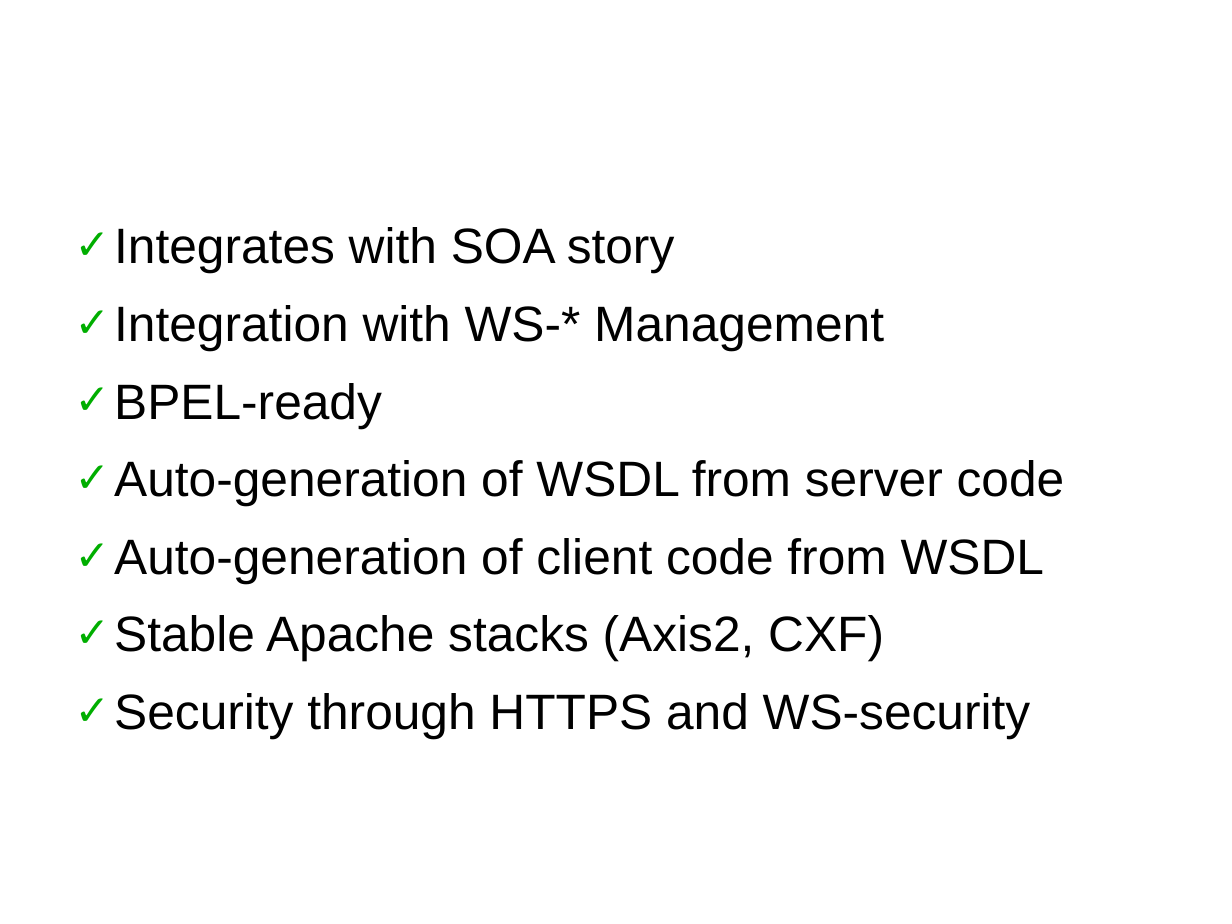
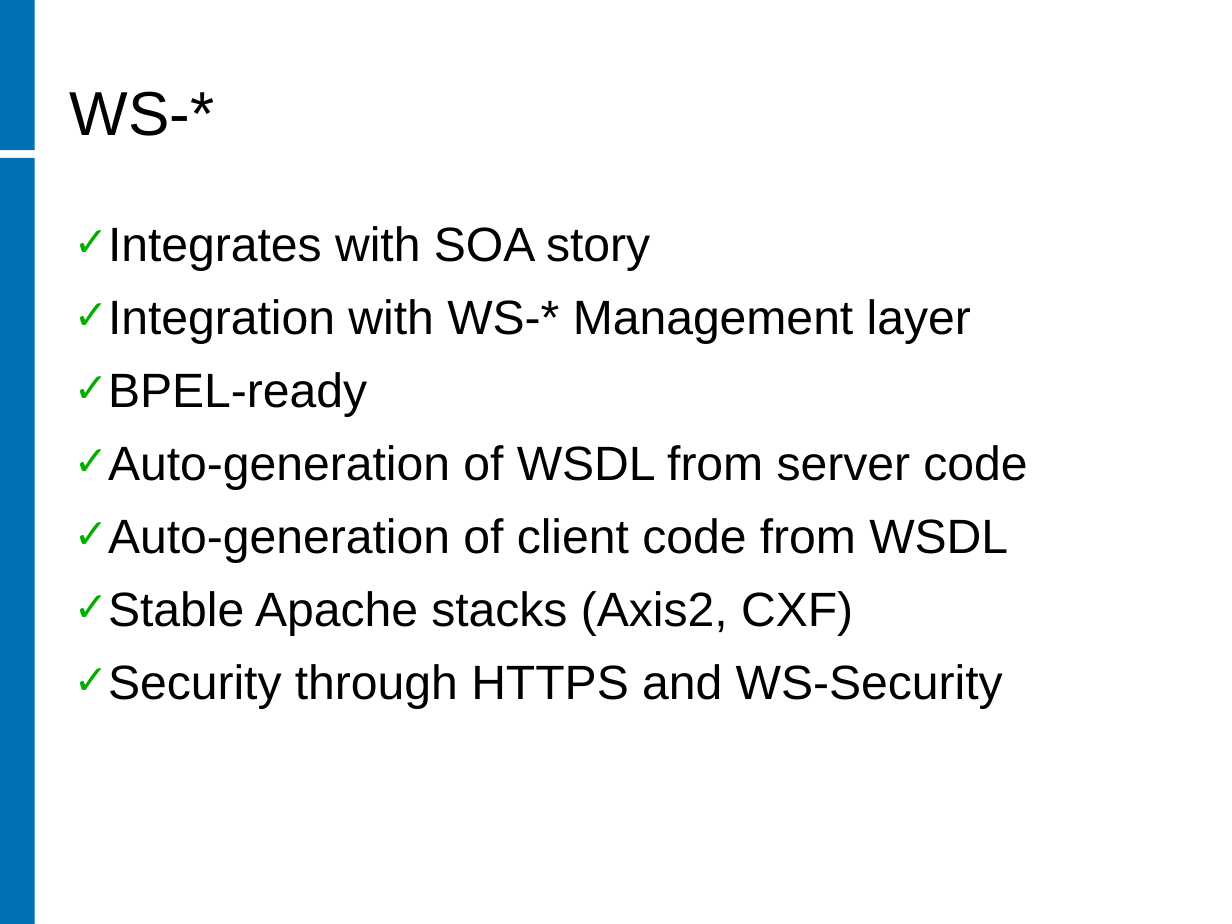
Before and after one commit to rhusar/smartfrog, a slide deck: slide 6 of core/components/hadoop/doc/workshop/mombasa.ppt (slide 5 before the commit). Drawn at 1232x924 pixels with LibreOffice and Linux fonts; fonts in the diff are those of the drawing; background and template pictures are left out. Boxes give left, top, right and bottom in pixels: in the first picture for what was removed or moved away, otherwise in the second. Text is boxed around its words. In the diff, an @@ line names an element or a change of style, - is before the commit and + after.

```diff
--- a/core/components/hadoop/doc/workshop/mombasa.ppt
+++ b/core/components/hadoop/doc/workshop/mombasa.ppt
@@ rectangle added at [0,0,35,150], fill #0071B4 @@
@@ title "WS-*" at [70,91,215,136]: vertical alignment middle to bottom @@
@@ title at [70,91,215,136]: text changed; size 44 to 40 pt; text colour #FFFFFF to #000000; bold off @@
-long-haul: WS-*
+WS-*
@@ rectangle added at [0,158,35,923], fill #0071B4 @@
@@ text at [108,226,1027,636]: size 32 to 31 pt in "Integrates with SOA story", "BPEL-ready", "Auto-generation of WSDL from server code", "Auto-generation of client code from WSDL" and 1 more places; indent changed; line spacing 0.93 to 0.9 @@
@@ text at [108,299,971,344]: text changed; size 32 to 31 pt @@
-✓ Integration with WS-* Management
+✓ Integration with WS-* Management layer
@@ text at [108,664,1003,709]: text changed; size 32 to 31 pt @@
-✓ Security through HTTPS and WS-security
+✓ Security through HTTPS and WS-Security
```
Also in this commit, not shown: 8 other slides changed, 4 slides added, 2 slides removed, 2 other files.
